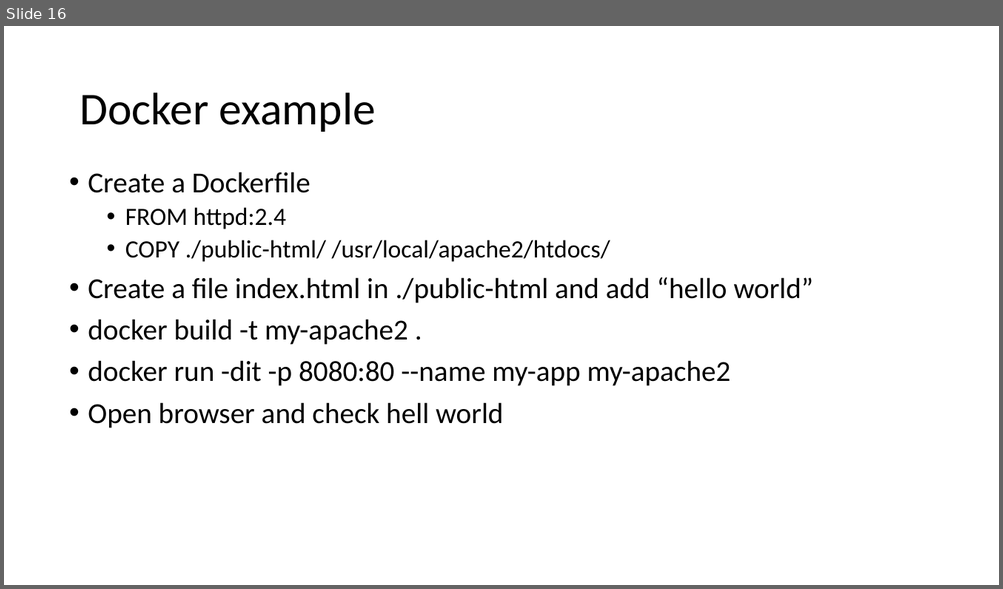
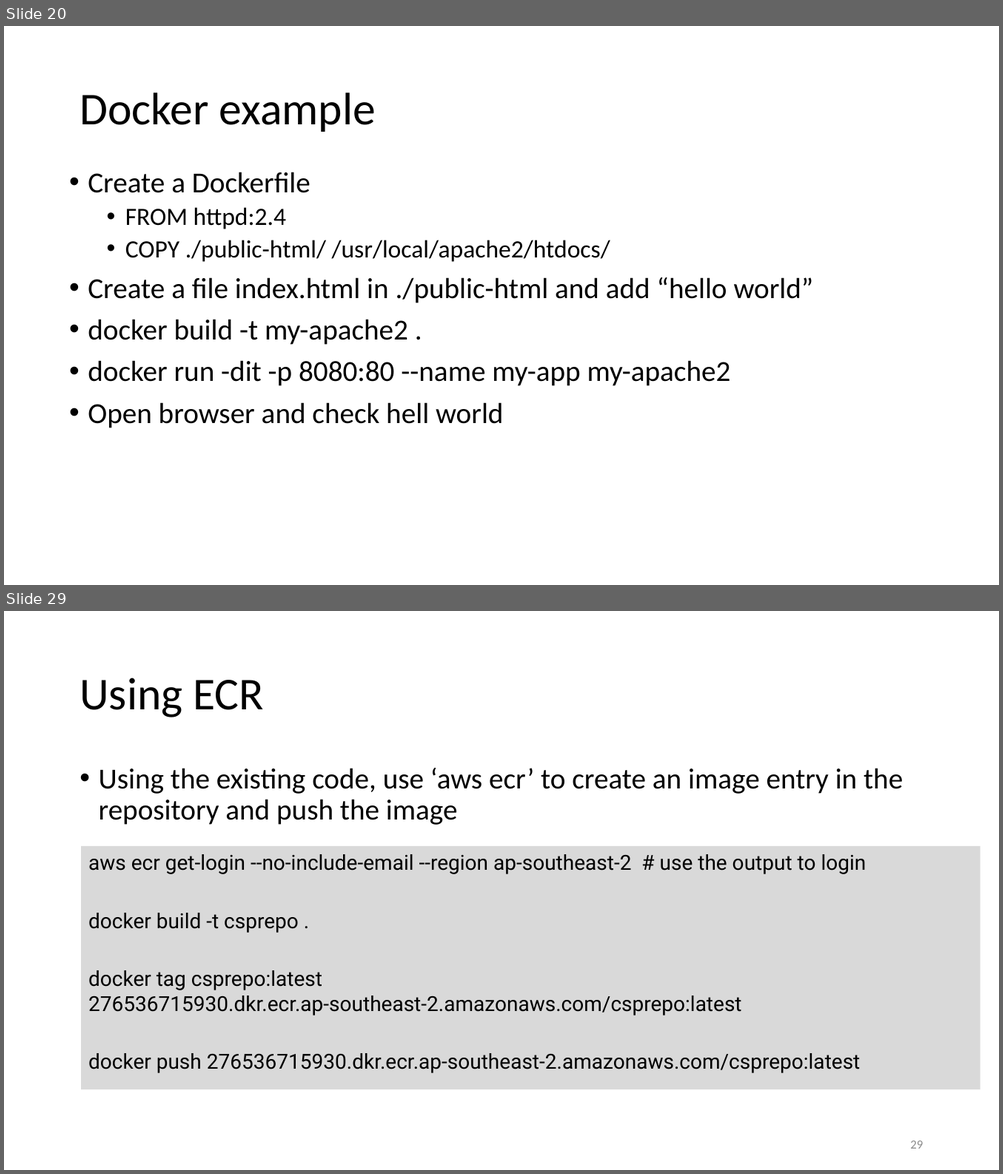
Before and after one commit to uwacsp/cits5503, a slide deck: Lectures/CITS5503Virtualisation.pptx. Shown one above the other, each under a label of ours: slide 16 before the commit, slides 20 and 29 after it; the slides between them are not shown. The pictures are 1003x589 and 1003x1174 pixels, drawn with LibreOffice and Linux fonts; fonts in the diff are those of the drawing. Boxes give left, top, right and bottom in pixels: in the first picture for what was removed or moved away, otherwise in the second. Text is boxed around its words. In the diff, an @@ line names an element or a change of style, - is before the commit and + after.

```diff
--- a/Lectures/CITS5503Virtualisation.pptx
+++ b/Lectures/CITS5503Virtualisation.pptx
@@ slide 29 added at (x1=4, y1=611, x2=999, y2=1170), background #FFFFFF @@
@@ title added at (x1=79, y1=678, x2=264, y2=718), 44 pt, text #000000 @@
+Using ECR
@@ text added at (x1=99, y1=768, x2=902, y2=825), 28 pt, text #000000 @@
+• Using the existing code, use ‘aws ecr’ to create an image entry in the repository and push the image
@@ rectangle added at (x1=81, y1=846, x2=980, y2=1089), fill #D9D9D9, 20 pt, text #000000 @@
+aws ecr get-login --no-include-email --region ap-southeast-2 # use the output to login
+docker build -t csprepo .
+docker tag csprepo:latest 276536715930.dkr.ecr.ap-southeast-2.amazonaws.com/csprepo:latest
+docker push 276536715930.dkr.ecr.ap-southeast-2.amazonaws.com/csprepo:latest
@@ page number added at (x1=910, y1=1141, x2=922, y2=1149), 12 pt, text #8C8C8C @@
+29
@@ what was slide 16 is now slide 20 @@
```
Also in this commit, not shown: 1 slide changed, 20 other slides added, 1 slide removed, 4 other files.
